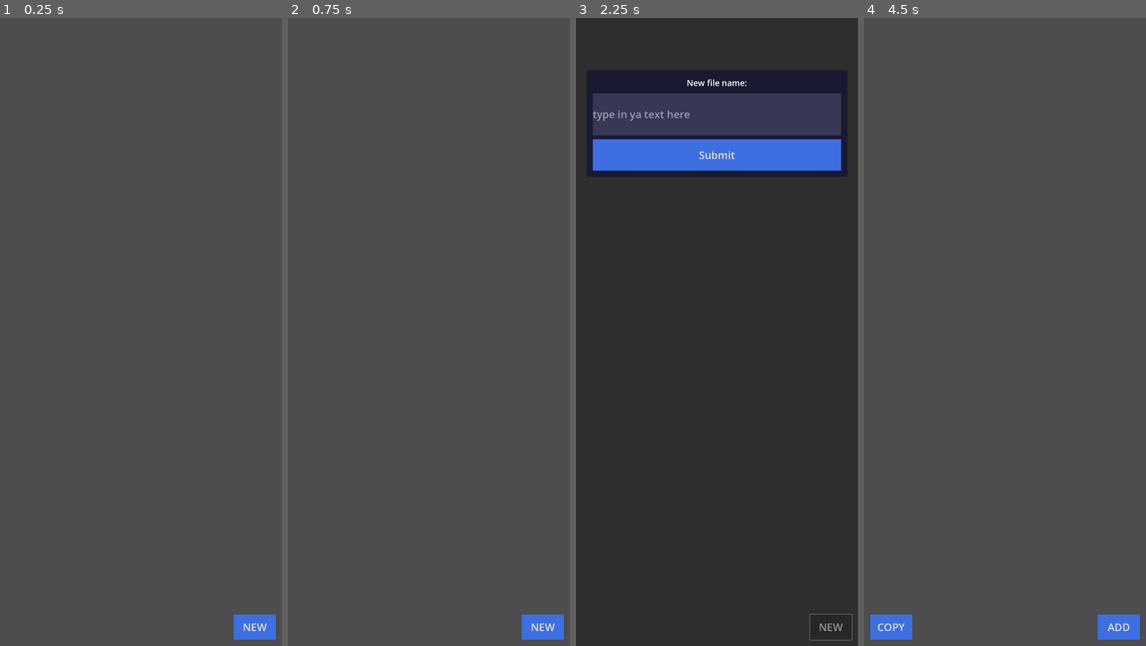
Above: before the commit, frames 1-4 (left to right).
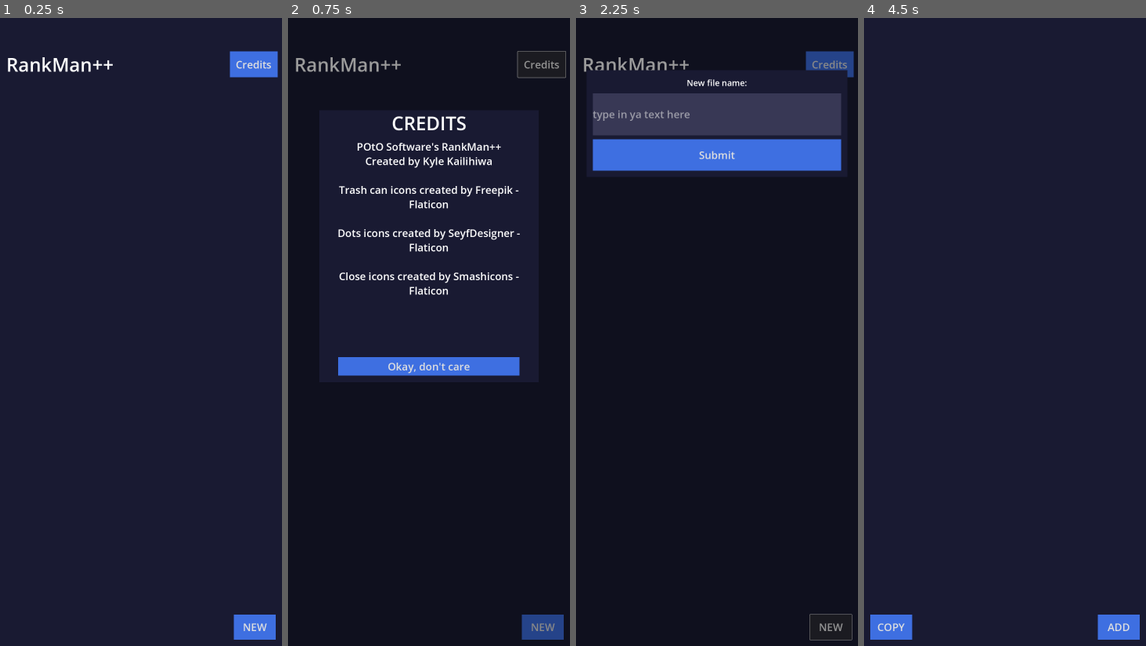
Above: after the commit, the same moments.

Repository: POtOSoftware/rankmanplusplus
Game: Godot game, scene res://Scenes/FilePicker/FilePicker.tscn
The game is run twice, just before and just after one commit, with the same random seed, the same clock (stepped at 60 frames per second) and the same inputs.
Inputs (mouse positions are in pixels of both pictures, inside the frame that each line leads up to):
- Up to frame 1 (0.25 s): no input
- Up to frame 2 (0.75 s): click (541, 61) at 0.5 s, where only the run after the commit has a clickable "Credits"
- Up to frame 3 (2.25 s): click (717, 363) at 1.25 s, where only the run after the commit has a clickable "Okay, don't care"; click "NEW" at 2 s
- Up to frame 4 (4.5 s): click (1005, 112) at 2.77 s; type "Alex" at 2.85 s; click "NEW" at 3.5 s; click "Submit" at 4.25 s

The runs differ from the first frame. In frame 1, 99% of the frame differs, in the area x 0-100%, y 0-100%; in frame 2, 100%; in frame 3, 83%; in frame 4, 99%.

Commit message:
add credits popup

Diff:
--- a/Scenes/FilePicker/FilePicker.tscn
+++ b/Scenes/FilePicker/FilePicker.tscn
@@ -13,13 +13,38 @@
 theme = ExtResource("1_lmsqo")
 script = ExtResource("2_muyws")
 
+[node name="Title" type="Label" parent="."]
+layout_mode = 1
+anchors_preset = 10
+anchor_right = 1.0
+offset_left = 24.0
+offset_top = 128.0
+offset_right = -632.0
+offset_bottom = 227.0
+grow_horizontal = 2
+theme_override_font_sizes/font_size = 72
+text = "RankMan++"
+vertical_alignment = 1
+
+[node name="Credits" type="Button" parent="."]
+layout_mode = 1
+anchors_preset = 1
+anchor_left = 1.0
+anchor_right = 1.0
+offset_left = -200.0
+offset_top = 128.0
+offset_right = -17.0
+offset_bottom = 227.0
+grow_horizontal = 0
+text = "Credits"
+
 [node name="ScrollContainer" type="ScrollContainer" parent="."]
 clip_contents = false
 layout_mode = 1
 anchors_preset = 15
 anchor_right = 1.0
 anchor_bottom = 1.0
-offset_top = 104.0
+offset_top = 240.0
 offset_bottom = -288.0
 grow_horizontal = 2
 grow_vertical = 2
@@ -45,4 +70,84 @@
 grow_vertical = 0
 text = "NEW"
 
+[node name="CreditsPopup" type="Control" parent="."]
+visible = false
+layout_mode = 1
+anchors_preset = 15
+anchor_right = 1.0
+anchor_bottom = 1.0
+grow_horizontal = 2
+grow_vertical = 2
+
+[node name="ColorRect" type="ColorRect" parent="CreditsPopup"]
+layout_mode = 1
+anchors_preset = 15
+anchor_right = 1.0
+anchor_bottom = 1.0
+grow_horizontal = 2
+grow_vertical = 2
+color = Color(0, 0, 0, 0.392157)
+
+[node name="Box" type="ColorRect" parent="CreditsPopup"]
+layout_mode = 1
+anchors_preset = 15
+anchor_right = 1.0
+anchor_bottom = 1.0
+offset_left = 120.0
+offset_top = 352.0
+offset_right = -120.0
+offset_bottom = -1008.0
+grow_horizontal = 2
+grow_vertical = 2
+color = Color(0.0980392, 0.101961, 0.196078, 1)
+
+[node name="CreditsTitle" type="Label" parent="CreditsPopup/Box"]
+layout_mode = 1
+anchors_preset = 5
+anchor_left = 0.5
+anchor_right = 0.5
+offset_left = -143.0
+offset_right = 144.0
+offset_bottom = 99.0
+grow_horizontal = 2
+theme_override_font_sizes/font_size = 72
+text = "CREDITS"
+
+[node name="RichTextLabel" type="RichTextLabel" parent="CreditsPopup/Box"]
+layout_mode = 1
+anchors_preset = 15
+anchor_right = 1.0
+anchor_bottom = 1.0
+offset_top = 112.0
+offset_bottom = -112.0
+grow_horizontal = 2
+grow_vertical = 2
+theme_override_font_sizes/normal_font_size = 40
+text = "POtO Software's RankMan++
+Created by Kyle Kailihiwa
+
+Trash can icons created by Freepik - Flaticon
+
+Dots icons created by SeyfDesigner - Flaticon
+
+Close icons created by Smashicons - Flaticon"
+horizontal_alignment = 1
+
+[node name="CloseButton" type="Button" parent="CreditsPopup/Box"]
+layout_mode = 1
+anchors_preset = 7
+anchor_left = 0.5
+anchor_top = 1.0
+anchor_right = 0.5
+anchor_bottom = 1.0
+offset_left = -348.0
+offset_top = -96.0
+offset_right = 347.0
+offset_bottom = -25.0
+grow_horizontal = 2
+grow_vertical = 0
+text = "Okay, don't care"
+
+[connection signal="pressed" from="Credits" to="." method="_on_credits_pressed"]
 [connection signal="pressed" from="NewButton" to="." method="_on_new_button_pressed"]
+[connection signal="pressed" from="CreditsPopup/Box/CloseButton" to="." method="_on_close_button_pressed"]
--- a/Scenes/FilePicker/file_picker.gd
+++ b/Scenes/FilePicker/file_picker.gd
@@ -1,6 +1,7 @@
 extends Control
 
 @onready var list_container = $ScrollContainer/VBoxContainer
+@onready var credits_popup = $CreditsPopup
 
 func _ready() -> void:
 	AppManager.file_list_container = list_container
@@ -41,3 +42,9 @@
 	AppManager.load_main_list_from_file(new_file_name)
 
 	get_tree().change_scene_to_file("res://Scenes/ListScene/ListScene.tscn")
+
+func _on_credits_pressed() -> void:
+	credits_popup.visible = true
+
+func _on_close_button_pressed() -> void:
+	credits_popup.visible = false
--- a/project.godot
+++ b/project.godot
@@ -38,3 +38,4 @@
 
 renderer/rendering_method="mobile"
 textures/vram_compression/import_etc2_astc=true
+environment/defaults/default_clear_color=Color(0.0980392, 0.101961, 0.196078, 1)
